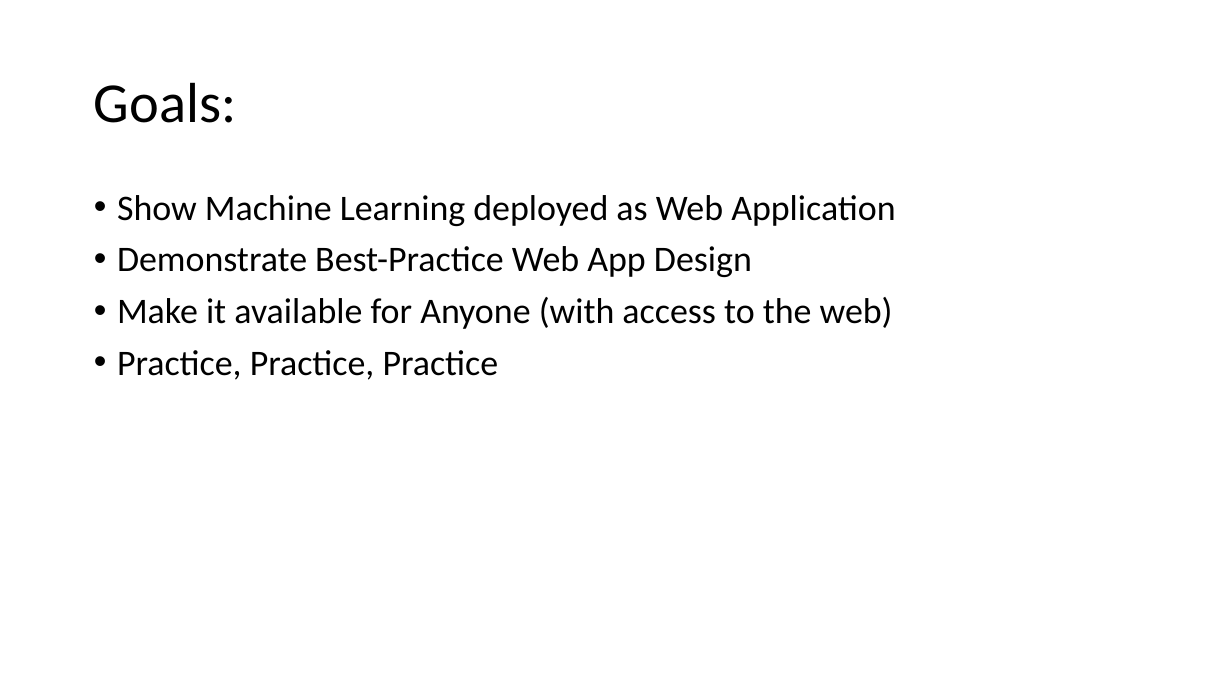
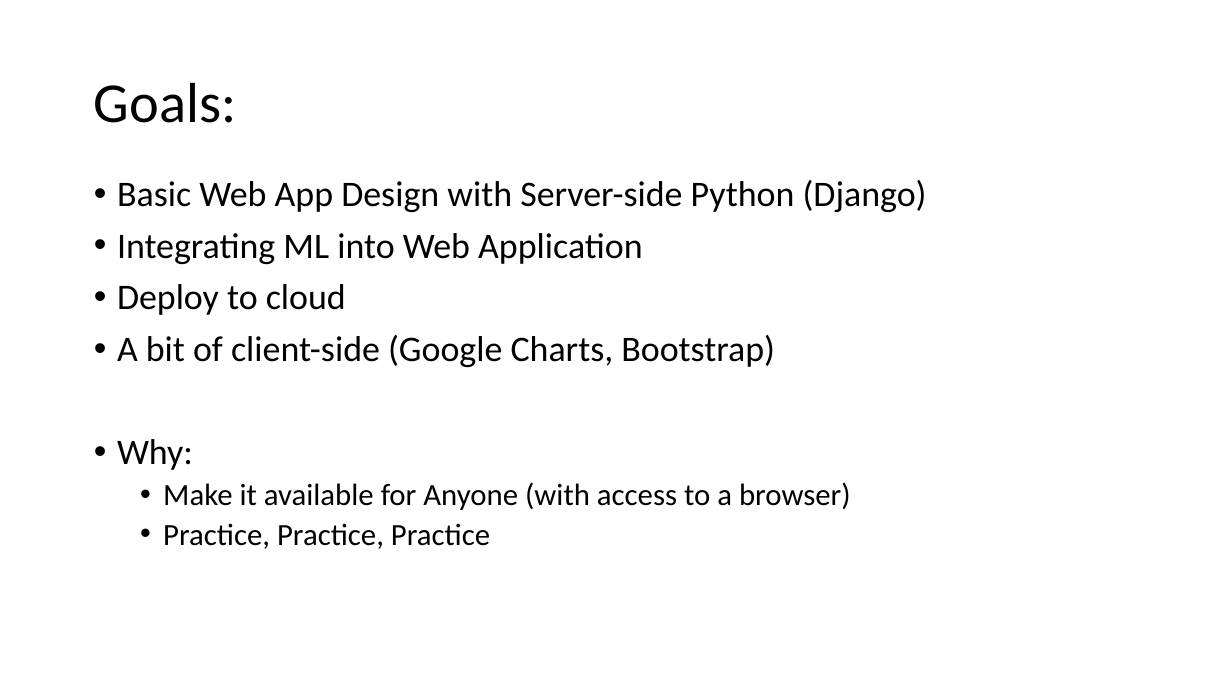
Before and after one commit to cwinsor/django_103_plasticc_and_ux, a slide deck: slide 3 of presentation.pptx. Drawn at 1232x693 pixels with LibreOffice and Linux fonts; fonts in the diff are those of the drawing. Boxes give left, top, right and bottom in pixels: in the first picture for what was removed or moved away, otherwise in the second. Text is boxed around its words. In the diff, an @@ line names an element or a change of style, - is before the commit and + after.

```diff
--- a/presentation.pptx
+++ b/presentation.pptx
@@ text "Basic Web App Design with ...": place and size @@
-text "Basic Web App Design with ..." at bbox=[117, 195, 895, 380]
+text "Basic Web App Design with ..." at bbox=[117, 180, 927, 549]
@@ text at bbox=[117, 180, 927, 510]: text changed @@
-• Show Machine Learning deployed as Web Application
-• Demonstrate Best-Practice Web App Design
-• Make it available for Anyone (with access to the web)
+• Basic Web App Design with Server-side Python (Django)
+• Integrating ML into Web Application
+• Deploy to cloud
+• A bit of client-side (Google Charts, Bootstrap)
+• Why:
+  • Make it available for Anyone (with access to a browser)
@@ text at bbox=[163, 523, 490, 549]: size 28 to 24 pt in "Practice, Practice, Practice"; list level 1 to 2 in "Practice, Practice, Practice" @@
```
Also in this commit, not shown: 17 other slides changed, 16 slides added, 3 slides removed, 4 other files.
